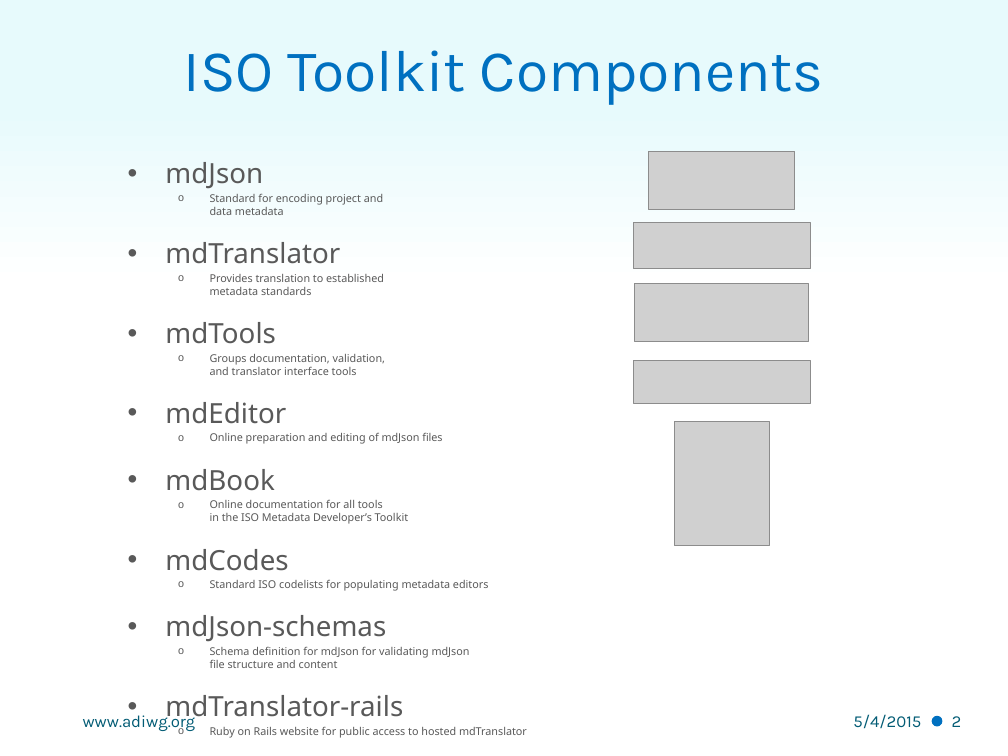
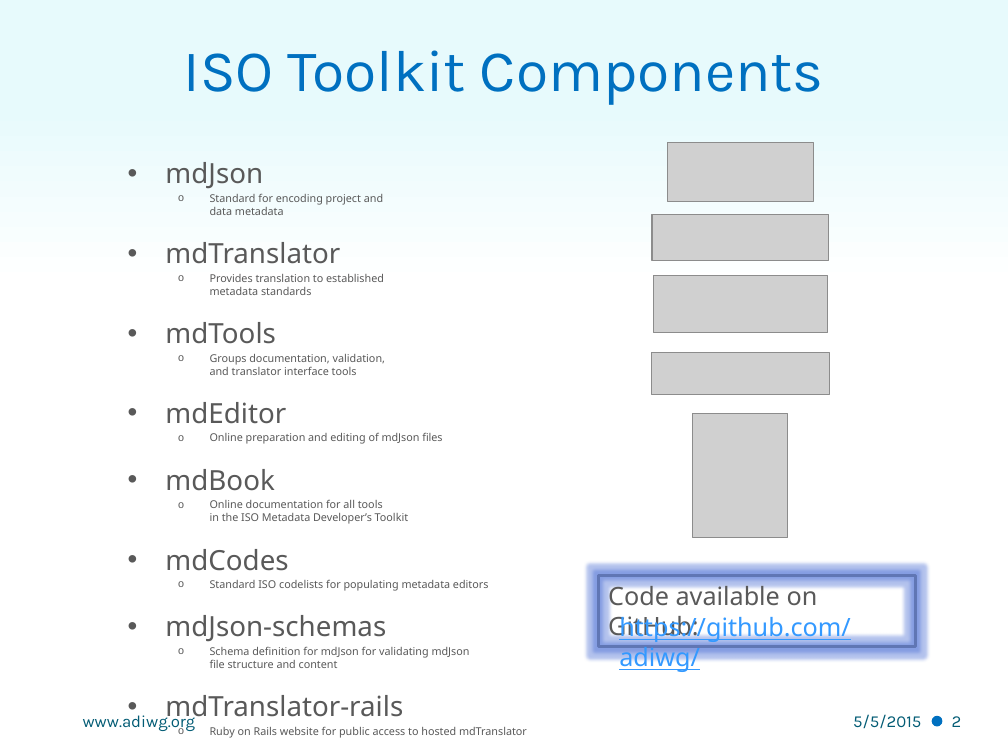
Before and after one commit to adiwg/mdWorkshop, a slide deck: slide 2 of S1 - Intro to Toolkit.pptx. Drawn at 1008x756 pixels with LibreOffice and Linux fonts; fonts in the diff are those of the drawing; grey boxes stand for pictures; background and template pictures are left out. Boxes give left, top, right and bottom in pixels: in the first picture for what was removed or moved away, otherwise in the second. Text is boxed around its words. In the diff, an @@ line names an element or a change of style, - is before the commit and + after.

Commit message:
updated Intro to Toolkit

```diff
--- a/S1 - Intro to Toolkit.pptx
+++ b/S1 - Intro to Toolkit.pptx
@@ 5 pictures moved together from (x1=633, y1=151, x2=810, y2=545) to (x1=652, y1=143, x2=830, y2=537) @@
@@ rectangle added at (x1=599, y1=576, x2=916, y2=647), outline #6076B4 2.25 pt, 18 pt, text #595959 @@
+Code available on GitHub:
@@ text added at (x1=619, y1=616, x2=851, y2=672), 18 pt, text #3399FF, underline @@
+https://github.com/adiwg/
@@ text at (x1=853, y1=714, x2=921, y2=729): text changed @@
-5/4/2015
+5/5/2015
```
Also in this commit, not shown: 11 other slides changed.
